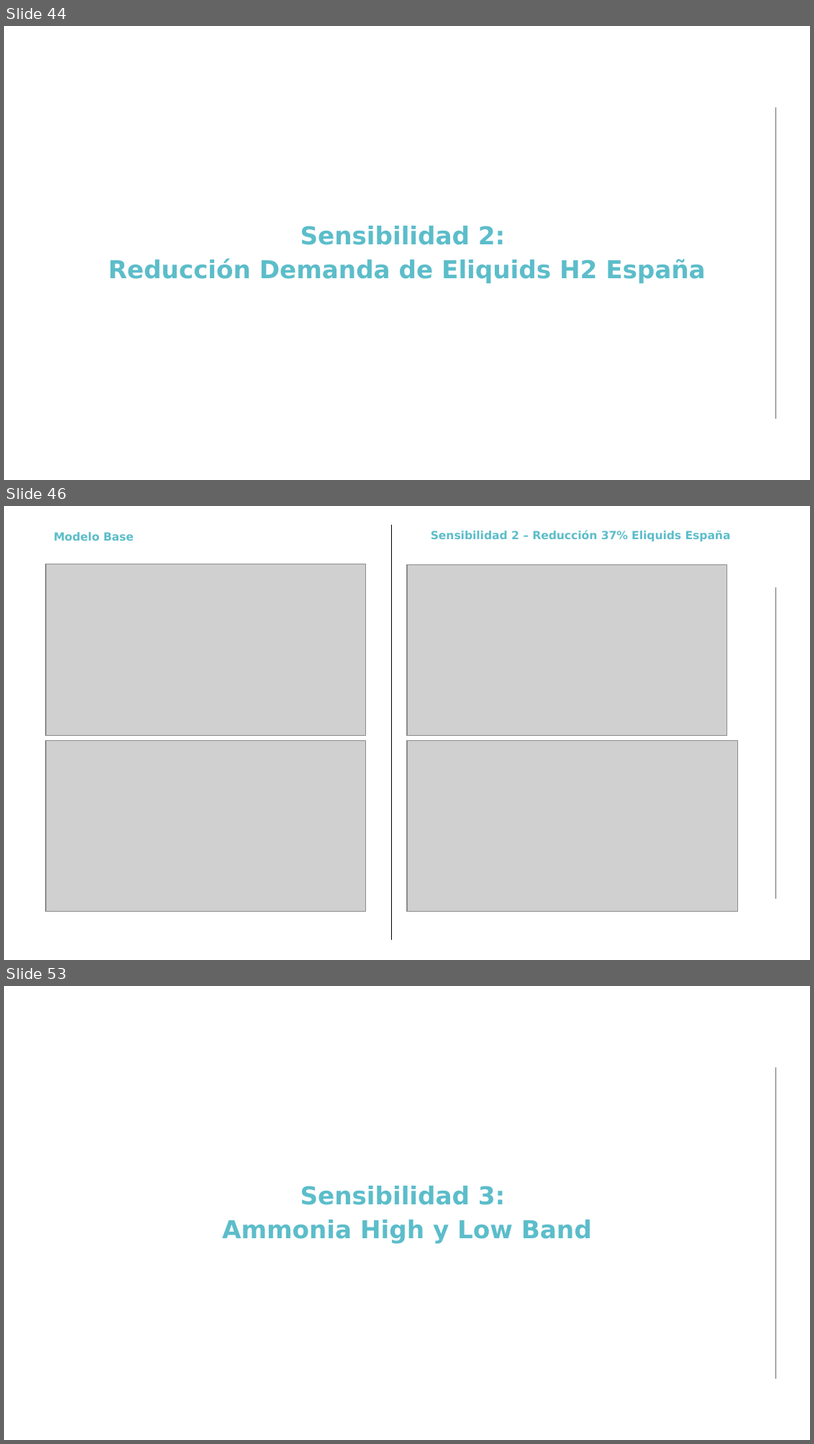
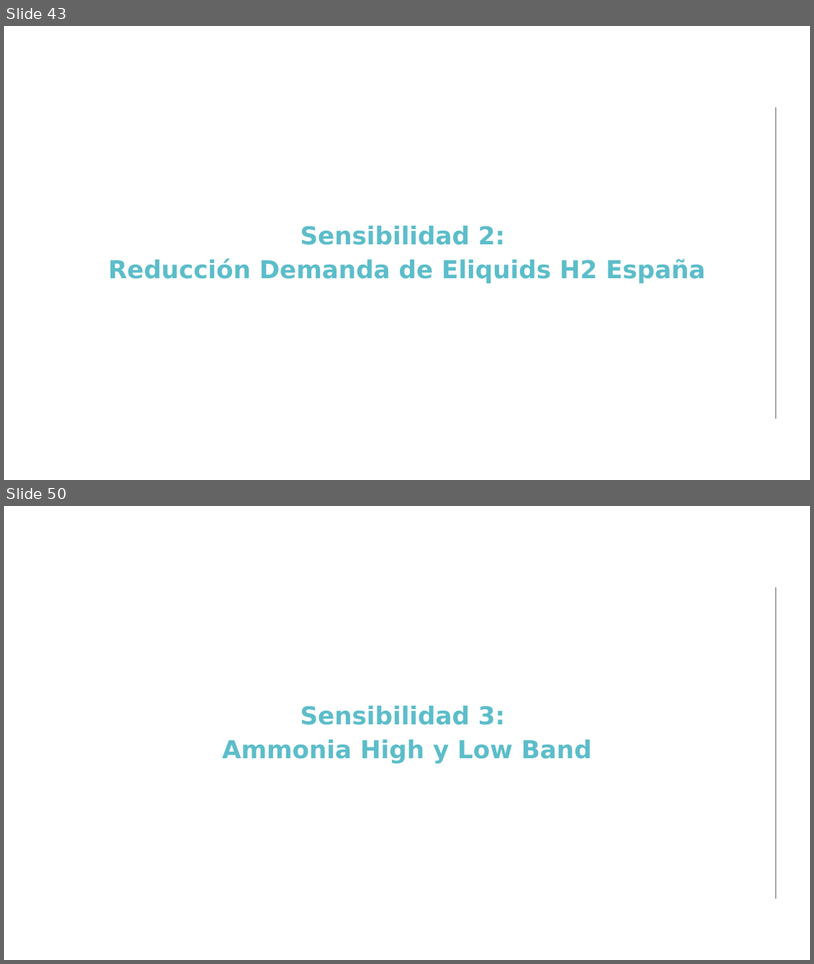
Before and after one commit to anabatres28-png/Dispatching-Project-in-PypSA, a slide deck: hojas_de_datos/presentación.pptx. Shown one above the other, each under a label of ours: slides 44, 46 and 53 before the commit, slides 43 and 50 after it; the slides between them are not shown. The pictures are 814x1444 and 814x964 pixels, drawn with LibreOffice and Linux fonts; fonts in the diff are those of the drawing; grey boxes stand for pictures; background and template pictures are left out. Boxes give left, top, right and bottom in pixels: in the first picture for what was removed or moved away, otherwise in the second. Text is boxed around its words. In the diff, an @@ line names an element or a change of style, - is before the commit and + after.

```diff
--- a/hojas_de_datos/presentación.pptx
+++ b/hojas_de_datos/presentación.pptx
@@ slide 46 removed at (4, 506, 810, 960), background #FFFFFF; not listed: 1 template element that a slide beside it also shows @@
@@ line removed from (392, 525) to (392, 940) @@
@@ text removed at (54, 532, 134, 541) @@
-Modelo Base
@@ text removed at (431, 530, 731, 541) @@
-Sensibilidad 2 – Reducción 37% Eliquids España
@@ picture removed at (46, 564, 366, 735) @@
@@ picture removed at (407, 565, 728, 735) @@
@@ picture removed at (46, 740, 366, 911) @@
@@ picture removed at (407, 740, 738, 911) @@
@@ what was slide 44 is now slide 43 @@
@@ what was slide 53 is now slide 50 @@
```
Also in this commit, not shown: 12 slides changed, 49 slides added, 46 other slides removed, 22 other files.
